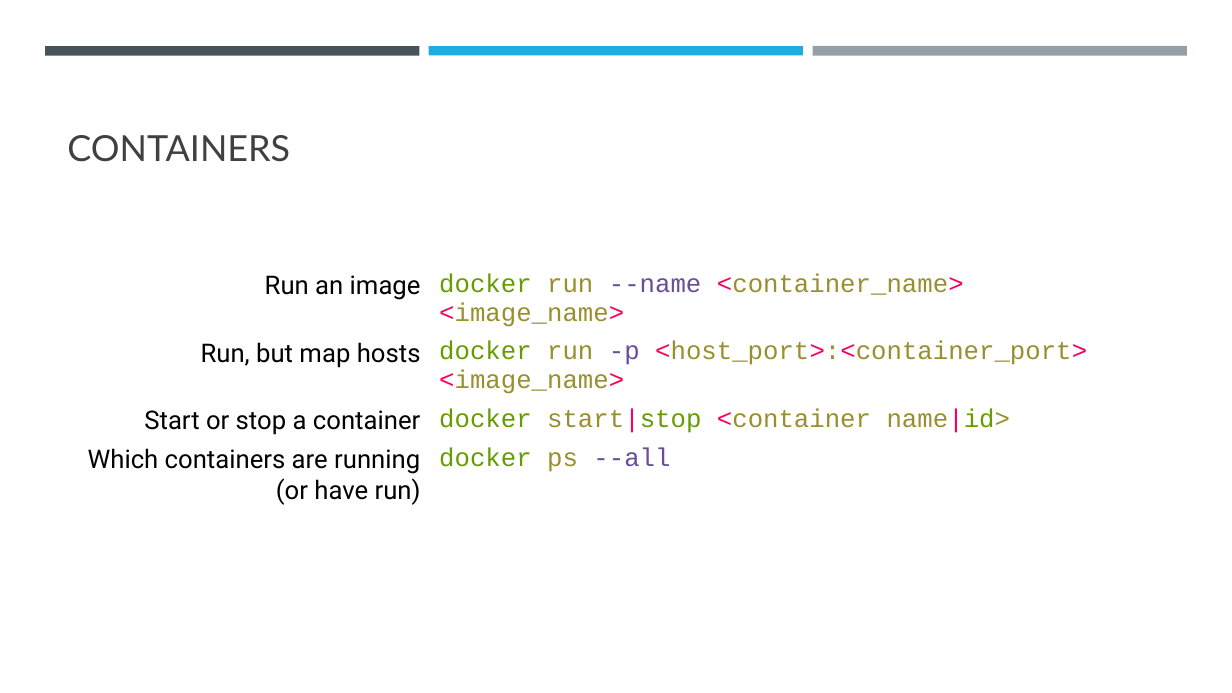
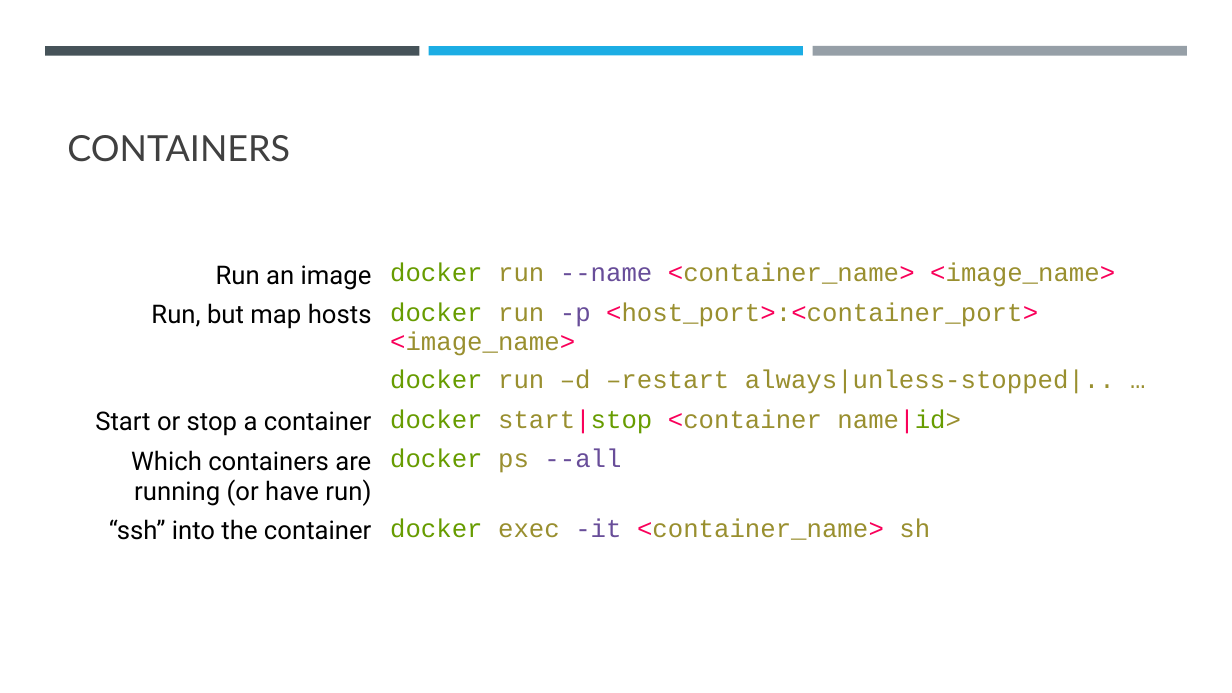
Before and after one commit to falconair/ProgrammingForAnalytics, a slide deck: slide 6 of lectures/120_dockerize_python_app/Docker – an introduction.pptx. Drawn at 1232x693 pixels with LibreOffice and Linux fonts; fonts in the diff are those of the drawing. Boxes give left, top, right and bottom in pixels: in the first picture for what was removed or moved away, otherwise in the second. Text is boxed around its words. In the diff, an @@ line names an element or a change of style, - is before the commit and + after.

```diff
--- a/lectures/120_dockerize_python_app/Docker – an introduction.pptx
+++ b/lectures/120_dockerize_python_app/Docker – an introduction.pptx
@@ table at box(70, 256, 1160, 558) @@
+row 3:  | docker run –d –restart always|unless-stopped|.. …
+row 6: “ssh” into the container | docker exec -it <container_name> sh
@@ table: place and size @@
-table at box(70, 266, 1160, 509)
+table at box(70, 256, 1160, 558)
```
Also in this commit, not shown: 1 other slide changed, 31 other files.
